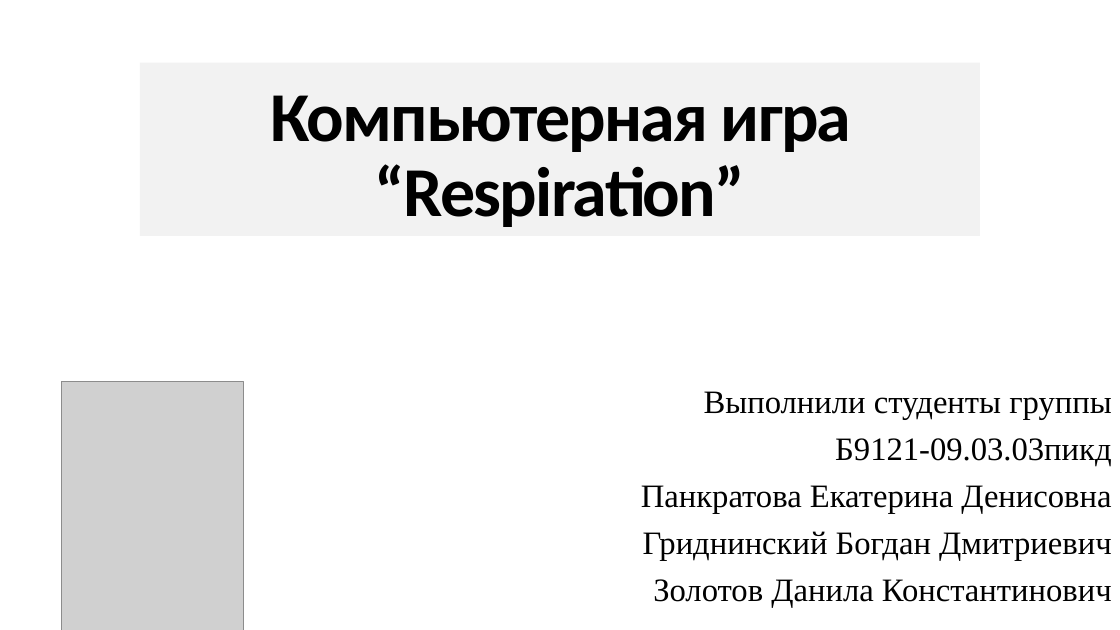
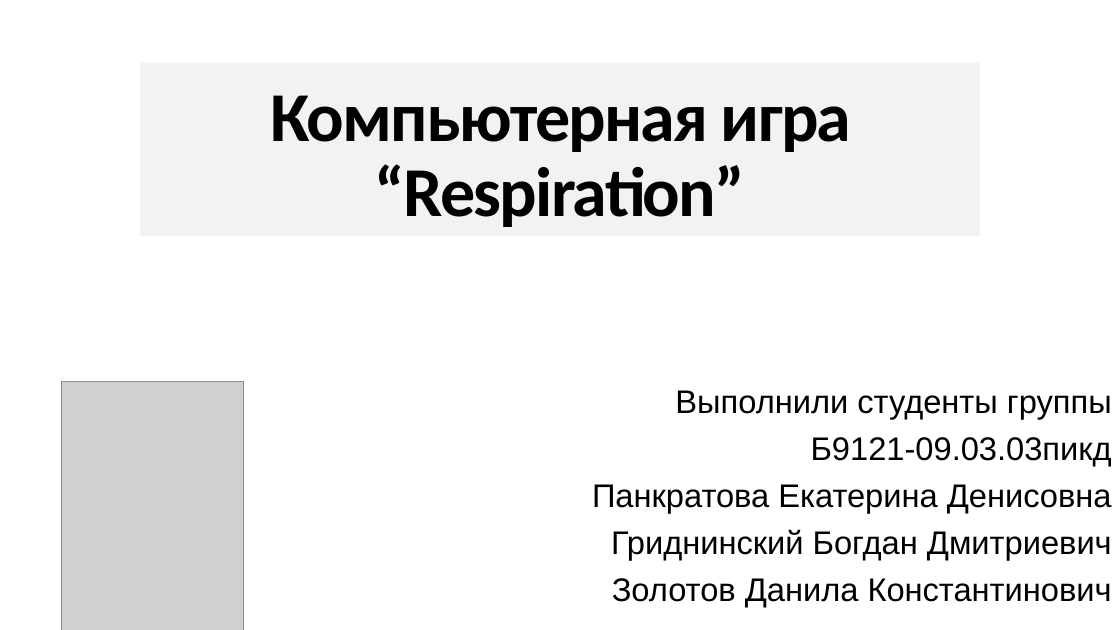
Before and after one commit to TiltInteractive/The-game-Resperation-, a slide deck: slide 1 of Б9121_09_03_03пикд_команда_4_презентация.pptx. Drawn at 1120x630 pixels with LibreOffice and Linux fonts; fonts in the diff are those of the drawing; grey boxes stand for pictures; background and template pictures are left out. Boxes give left, top, right and bottom in pixels: in the first picture for what was removed or moved away, otherwise in the second. Text is boxed around its words. In the diff, an @@ line names an element or a change of style, - is before the commit and + after.

```diff
--- a/Б9121_09_03_03пикд_команда_4_презентация.pptx
+++ b/Б9121_09_03_03пикд_команда_4_презентация.pptx
@@ subtitle "Выполнили студенты группы": place and size @@
-subtitle "Выполнили студенты группы" at [641,391,1112,608]
+subtitle "Выполнили студенты группы" at [592,390,1112,607]
@@ subtitle "Выполнили студенты группы" at [592,390,1112,607]: font Times New Roman to Arial @@
```
Also in this commit, not shown: 9 other slides changed.
